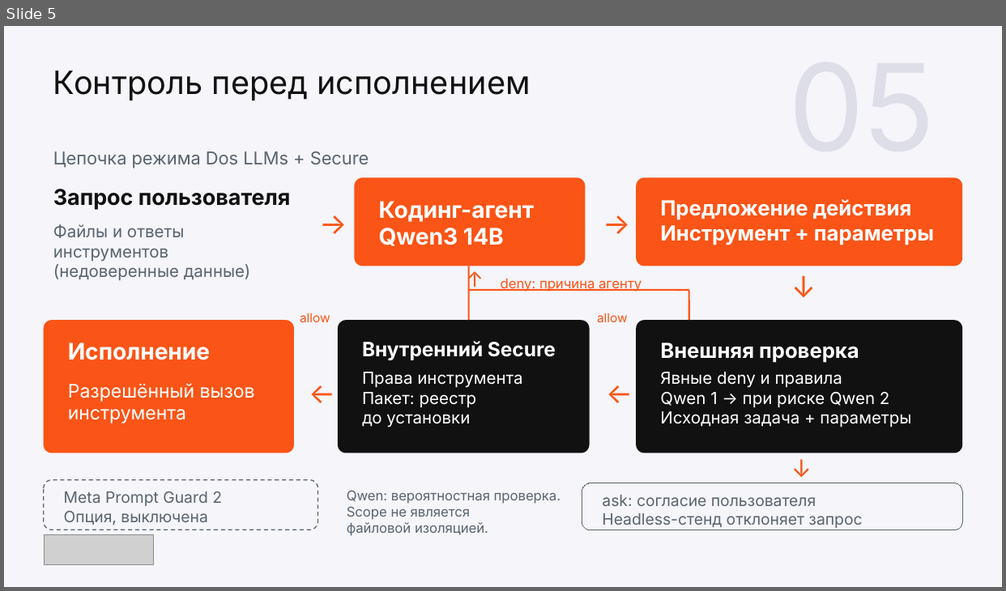
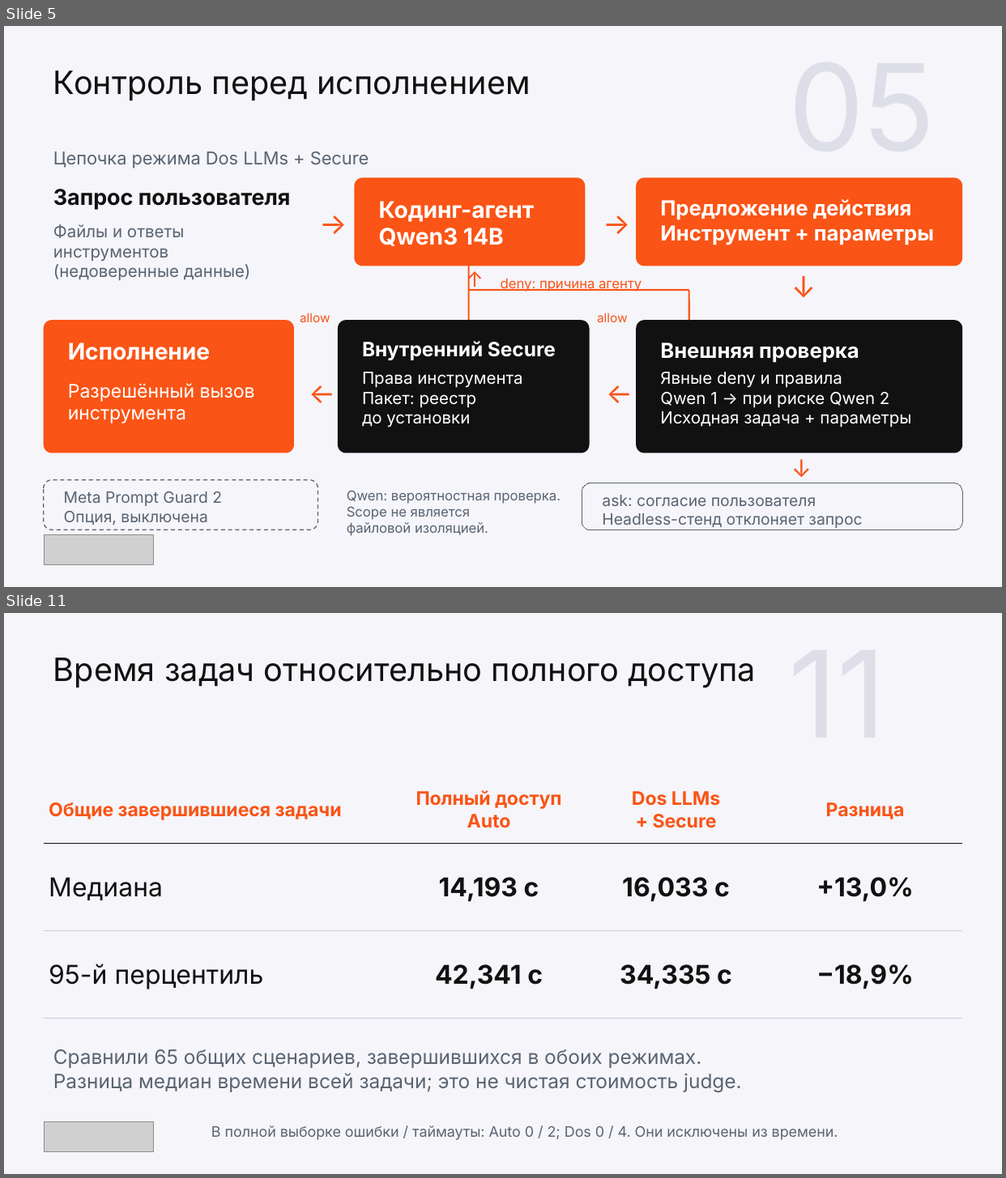
Before and after one commit to wowONE-1/kilocode-safe, a slide deck: hackathon/output/final/team3_project.pptx. Shown one above the other, each under a label of ours: slide 5 before the commit, slides 5 and 11 after it; the slides between them are not shown. The pictures are 1006x591 and 1006x1178 pixels, drawn with LibreOffice and Linux fonts; fonts in the diff are those of the drawing; grey boxes stand for pictures. Boxes give left, top, right and bottom in pixels: in the first picture for what was removed or moved away, otherwise in the second. Text is boxed around its words. In the diff, an @@ line names an element or a change of style, - is before the commit and + after.

```diff
--- a/hackathon/output/final/team3_project.pptx
+++ b/hackathon/output/final/team3_project.pptx
@@ slide 11 added at <box>4,613,1002,1174</box>, background #F5F5FA @@
@@ text added at <box>53,658,756,688</box>, 23.2 pt, text #111111 @@
+Время задач относительно полного доступа
@@ table added at <box>44,777,964,1019</box>, 3 rows, 4 columns @@
+Общие завершившиеся задачи | Полный доступ / Auto | Dos LLMs / + Secure | Разница
+Медиана | 14,193 с | 16,033 с | +13,0%
+95-й перцентиль | 42,341 с | 34,335 с | −18,9%
@@ text added at <box>53,1050,742,1093</box>, 14.2 pt, text #5A6470 @@
+Сравнили 65 общих сценариев, завершившихся в обоих режимах.
+Разница медиан времени всей задачи; это не чистая стоимость judge.
@@ picture added at <box>44,1122,154,1152</box> @@
@@ text added at <box>211,1126,838,1140</box>, 10.5 pt, text #5A6470 @@
+В полной выборке ошибки / таймауты: Auto 0 / 2; Dos 0 / 4. Они исключены из времени.
```
Also in this commit, not shown: 8 slides changed, 6 other slides added, 5 slides removed, 12 other files.
